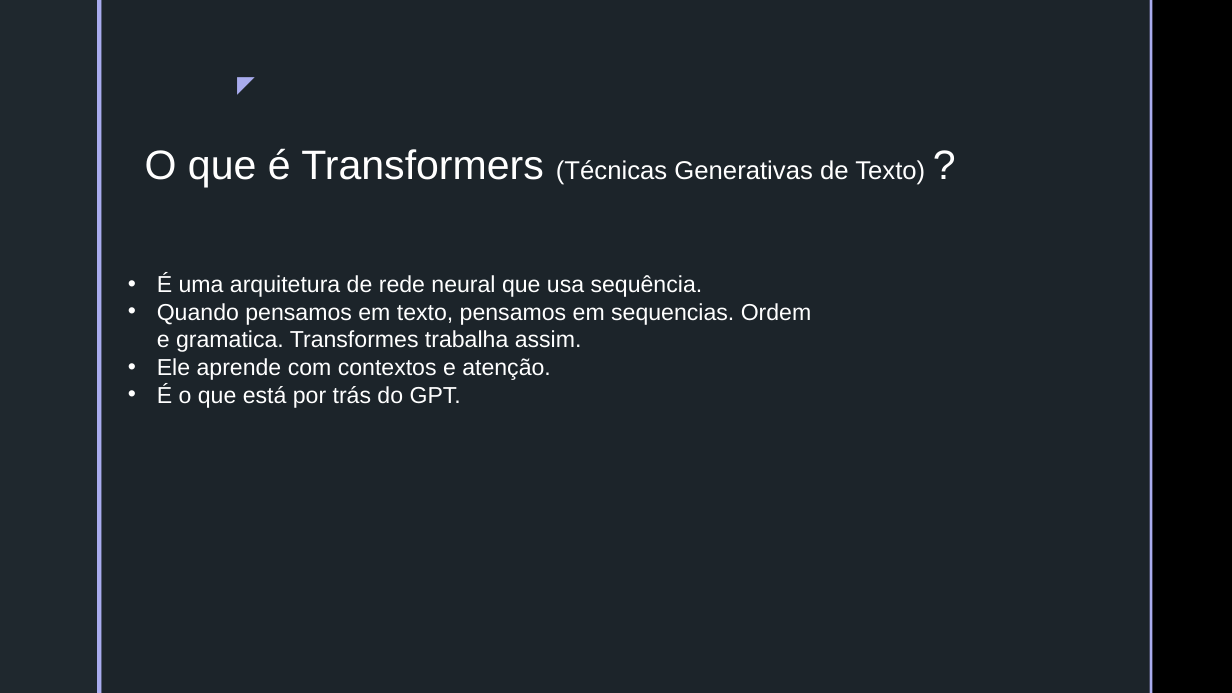
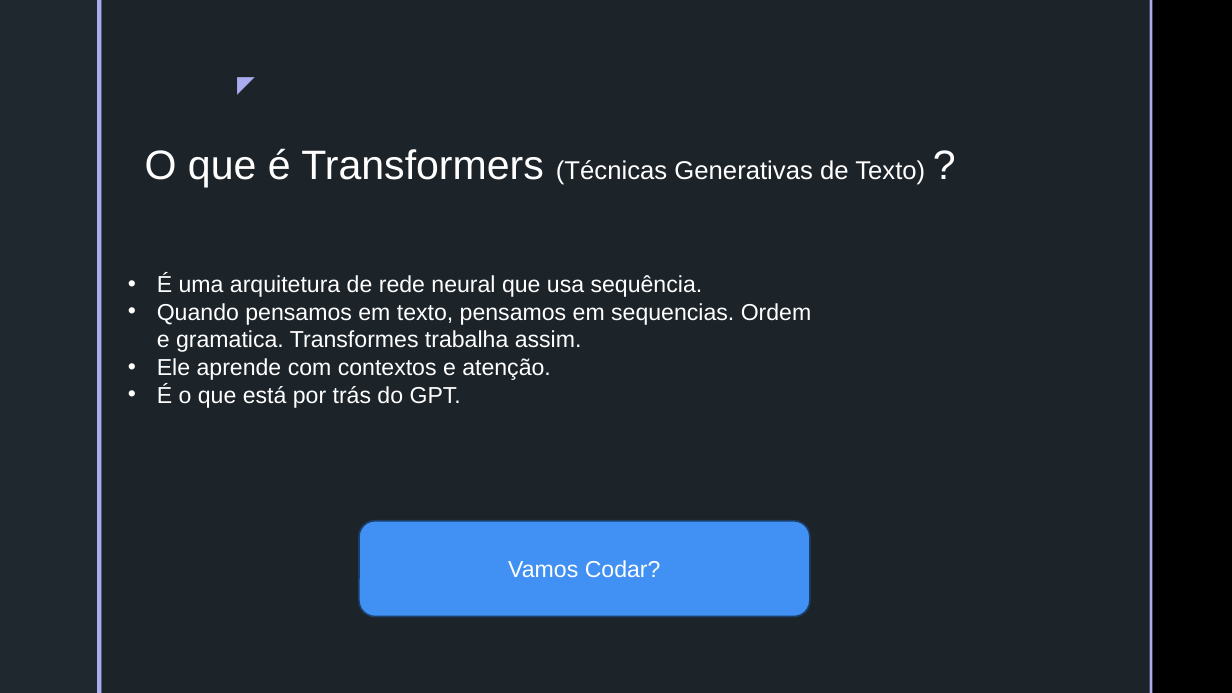
Before and after one commit to batestin1/code_the_future_diobot, a slide deck: slide 18 of materiais/LLM-DIO.pptx (slide 22 before the commit). Drawn at 1232x693 pixels with LibreOffice and Linux fonts; fonts in the diff are those of the drawing; background and template pictures are left out. Boxes give left, top, right and bottom in pixels: in the first picture for what was removed or moved away, otherwise in the second. Text is boxed around its words. In the diff, an @@ line names an element or a change of style, - is before the commit and + after.

```diff
--- a/materiais/LLM-DIO.pptx
+++ b/materiais/LLM-DIO.pptx
@@ rounded rectangle added at bbox=[360, 521, 811, 617], fill #4091F3, outline #1C406B 1.25 pt, 18 pt, text #FFFFFF @@
+Vamos Codar?
```
Also in this commit, not shown: 4 other slides changed, 11 slides added, 17 slides removed, 1 other file.
